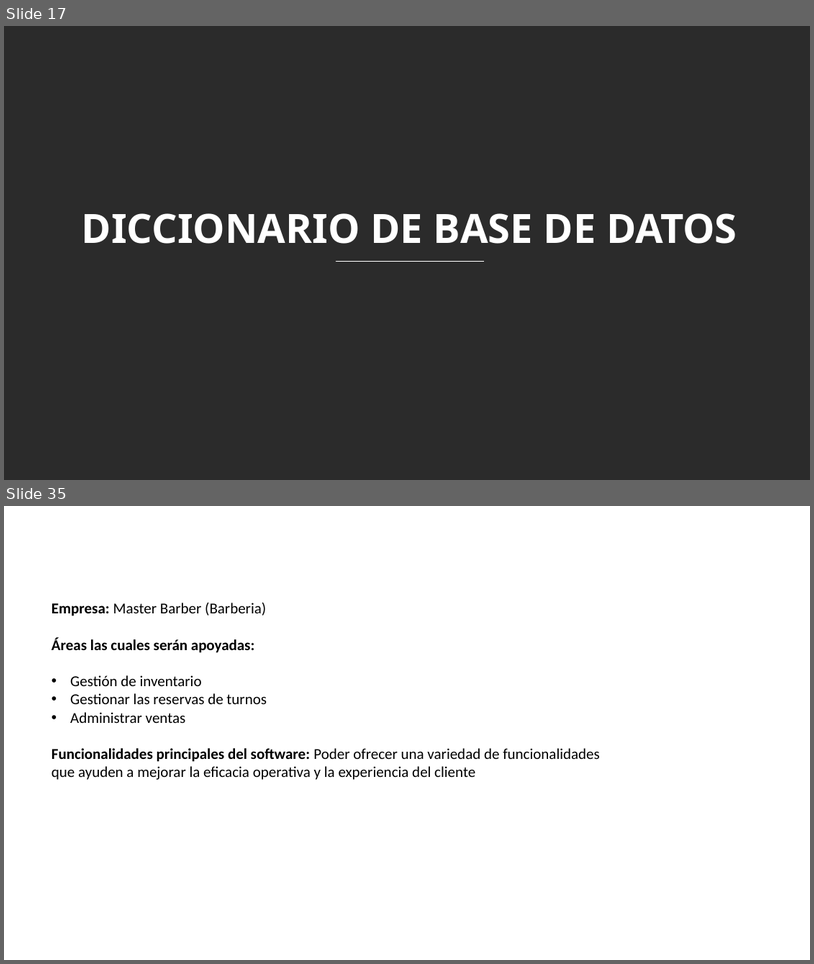
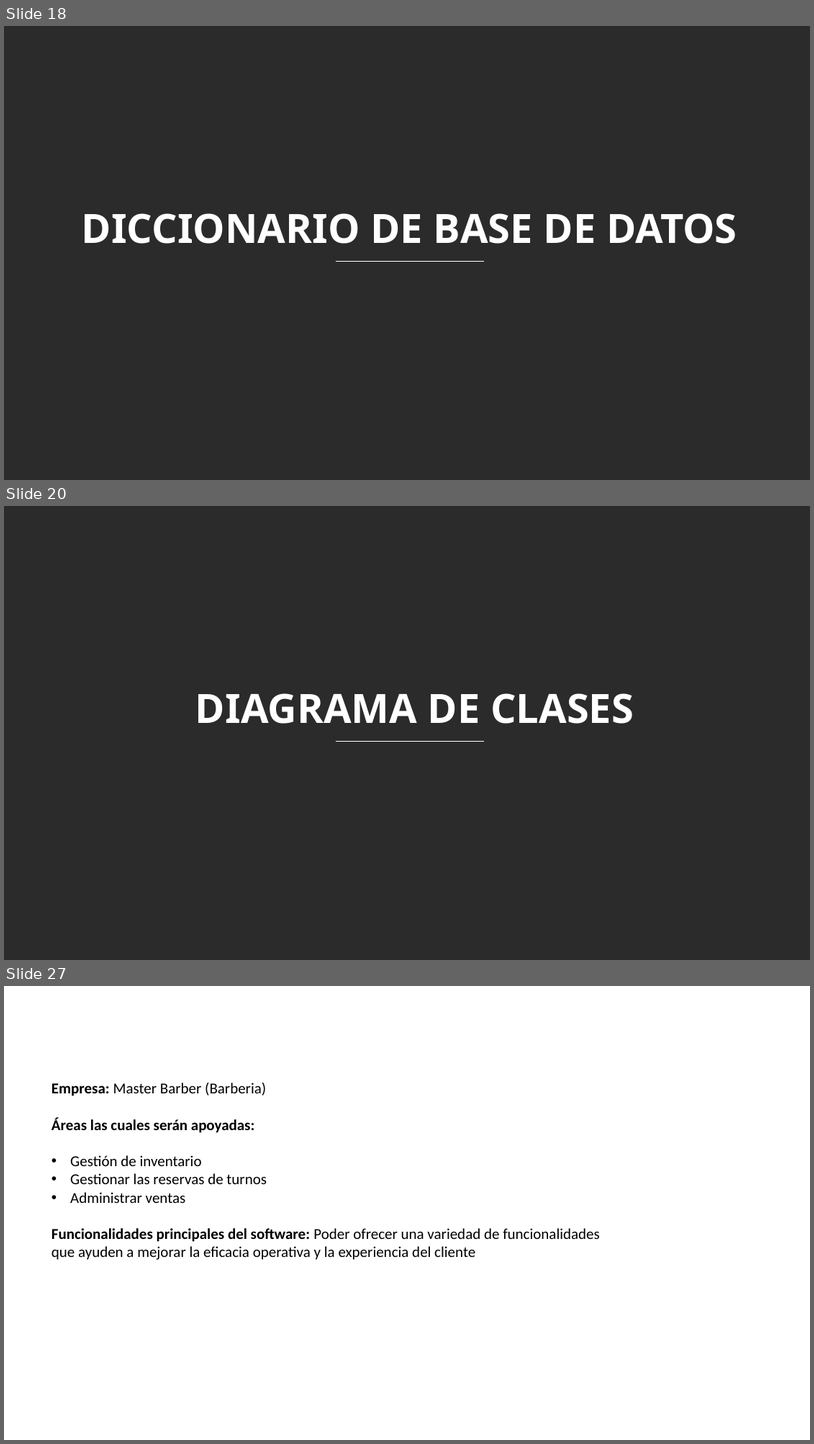
Before and after one commit to DavidV4iss/Master-Barber, a slide deck: PRESENTACION ENTREGABLES 2/Entregables 2.pptx. Shown one above the other, each under a label of ours: slides 17 and 35 before the commit, slides 18, 20 and 27 after it; the slides between them are not shown. The pictures are 814x964 and 814x1444 pixels, drawn with LibreOffice and Linux fonts; fonts in the diff are those of the drawing; background and template pictures are left out; a plain dark background stands for a picture behind light text. Boxes give left, top, right and bottom in pixels: in the first picture for what was removed or moved away, otherwise in the second. Text is boxed around its words. In the diff, an @@ line names an element or a change of style, - is before the commit and + after.

```diff
--- a/PRESENTACION ENTREGABLES 2/Entregables 2.pptx
+++ b/PRESENTACION ENTREGABLES 2/Entregables 2.pptx
@@ slide 20 added at bbox=[4, 506, 810, 960], background picture (left out) @@
@@ text added at bbox=[196, 693, 634, 723], 48 pt, text #FFFFFF, bold @@
+DIAGRAMA DE CLASES
@@ line added from (335, 741) to (484, 741), #FFFFFF 1 pt @@
@@ what was slide 17 is now slide 18 @@
@@ what was slide 35 is now slide 27 @@
```
Also in this commit, not shown: 5 slides changed, 6 other slides added, 15 slides removed.
